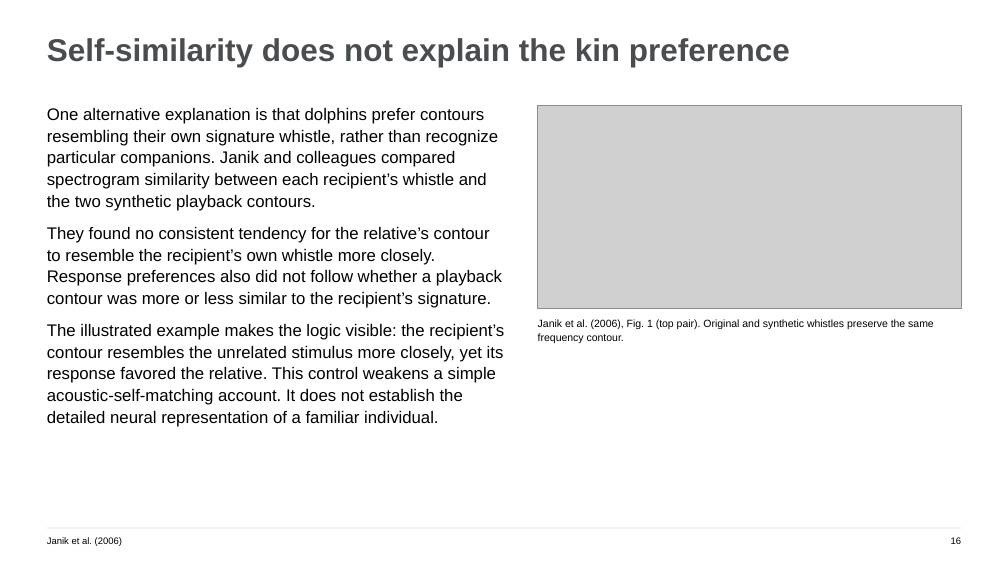
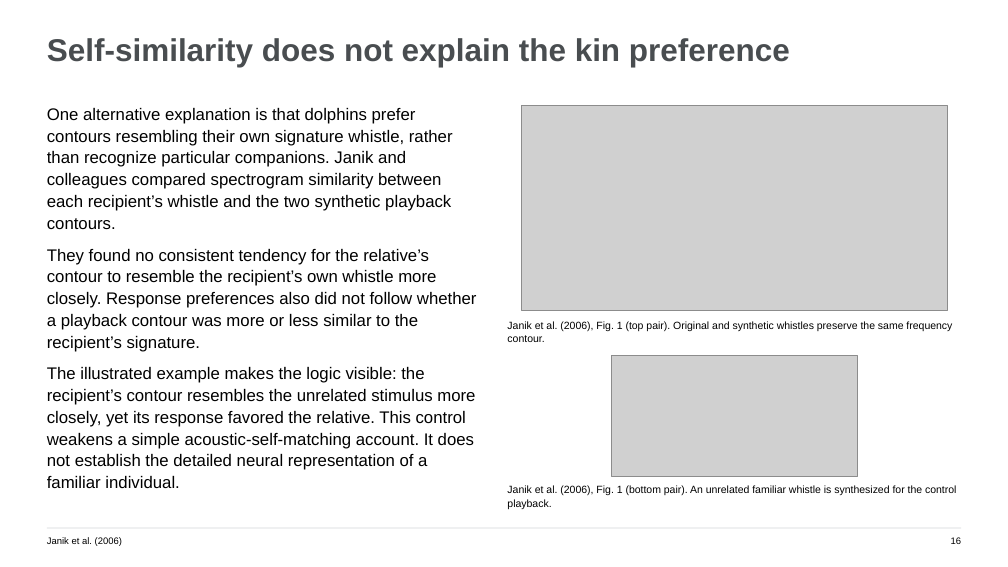
Before and after one commit to jordanxxlopez/NEUROETHOLOGY, a slide deck: slide 16 of lectures/L42/Neuroethology_Lecture42_FA2026.pptx. Drawn at 1008x567 pixels with LibreOffice and Linux fonts; fonts in the diff are those of the drawing; grey boxes stand for pictures. Boxes give left, top, right and bottom in pixels: in the first picture for what was removed or moved away, otherwise in the second. Text is boxed around its words. In the diff, an @@ line names an element or a change of style, - is before the commit and + after.

Commit message:
Verify Lecture 42 layouts, citations and original figure coverage

```diff
--- a/lectures/L42/Neuroethology_Lecture42_FA2026.pptx
+++ b/lectures/L42/Neuroethology_Lecture42_FA2026.pptx
@@ text "One alternative explanation is that ..." rewrapped from bbox=[47, 108, 504, 427] to bbox=[47, 108, 477, 488] @@
@@ picture: place and size @@
-picture at bbox=[538, 106, 961, 309]
+picture at bbox=[521, 106, 948, 310]
@@ text "Janik et al. (2006), Fig. ..." rewrapped from bbox=[538, 319, 934, 343] to bbox=[507, 321, 952, 342] @@
@@ picture added at bbox=[612, 355, 858, 476] @@
@@ text added at bbox=[507, 485, 956, 509], 10 pt, text #000000 @@
+Janik et al. (2006), Fig. 1 (bottom pair). An unrelated familiar whistle is synthesized for the control playback.
```
Also in this commit, not shown: 5 other files.
